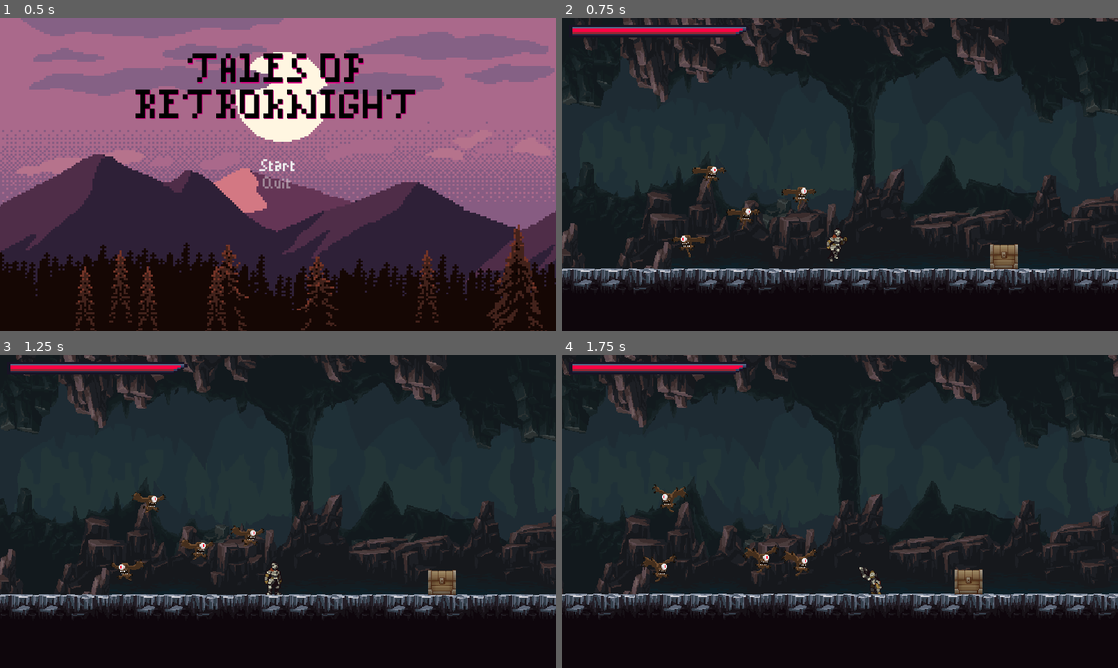
Above: before the commit, frames 1-4 (two rows, left to right).
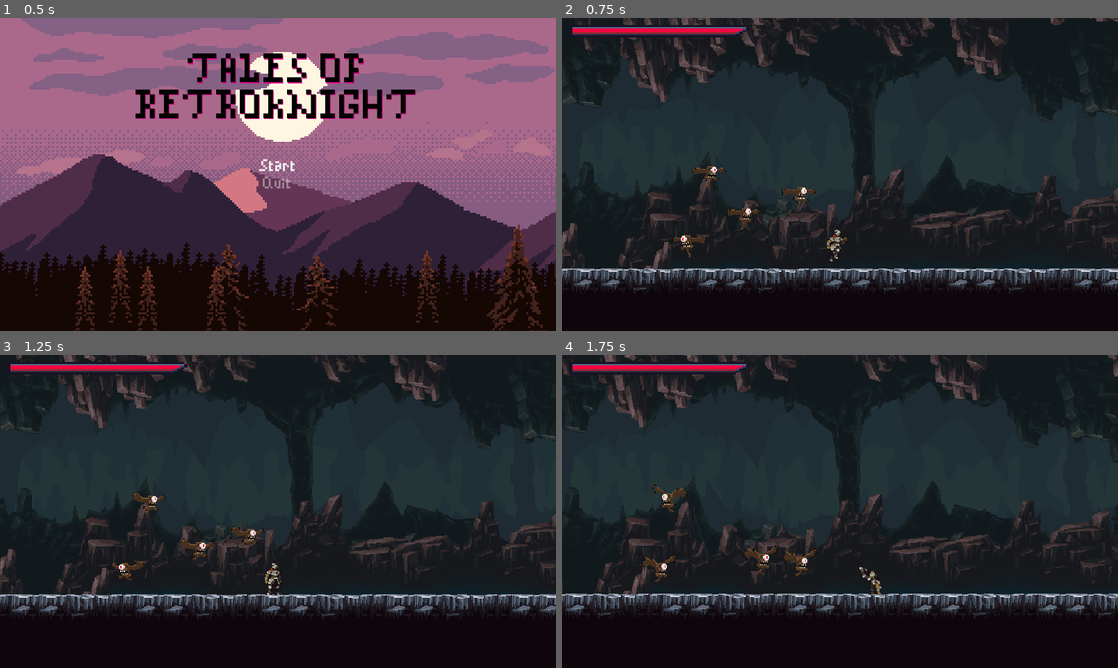
Above: after the commit, the same moments.

Repository: Astrol99/RetroKnight
Game: Godot game, scene res://src/MainMenu/MainMenu.tscn
The game is run twice, just before and just after one commit, with the same random seed, the same clock (stepped at 60 frames per second) and the same inputs. Before the commit the project starts from res://scenes/MainMenu.tscn.
Inputs (mouse positions are in pixels of both pictures, inside the frame that each line leads up to):
- Up to frame 1 (0.5 s): no input
- Up to frame 2 (0.75 s): click "Start" at 0.5 s
- Up to frame 3 (1.25 s): no input
- Up to frame 4 (1.75 s): move the mouse to (962, 495) at 1.27 s; hold Right (ui_right) from 1.28 s (still down); tap Shift (roll) at 1.35 s; tap Up (ui_up) at 1.52 s

Frame 1 is identical in both runs. In frame 2, 0.4% of the frame differs, in the area x 77-82%, y 72-81%; in frame 3, 0.4%; in frame 4, 0.4%.

Commit message:
Moved files to a proper file structure for ease of access and readability for codebase navigation

Diff:
--- a/project.godot
+++ b/project.godot
@@ -11,12 +11,12 @@
 [application]
 
 config/name="TSA Project"
-run/main_scene="res://scenes/MainMenu.tscn"
+run/main_scene="res://src/MainMenu/MainMenu.tscn"
 config/icon="res://icon.png"
 
 [autoload]
 
-PlayerStats="*res://scenes/PlayerStats.tscn"
+PlayerStats="*res://src/Entities/Stats/PlayerStats.tscn"
 
 [display]
 
--- a/scenes/BlinkAnimationPlayer.tscn
+++ /dev/null
@@ -1,54 +0,0 @@
-[gd_scene load_steps=4 format=2]
-
-[sub_resource type="Animation" id=82]
-length = 0.001
-tracks/0/type = "value"
-tracks/0/path = NodePath("Sprite:material:shader_param/active")
-tracks/0/interp = 1
-tracks/0/loop_wrap = true
-tracks/0/imported = false
-tracks/0/enabled = true
-tracks/0/keys = {
-"times": PoolRealArray( 0 ),
-"transitions": PoolRealArray( 1 ),
-"update": 0,
-"values": [ false ]
-}
-
-[sub_resource type="Animation" id=83]
-resource_name = "Start"
-length = 0.2
-loop = true
-tracks/0/type = "value"
-tracks/0/path = NodePath("Sprite:material:shader_param/active")
-tracks/0/interp = 1
-tracks/0/loop_wrap = true
-tracks/0/imported = false
-tracks/0/enabled = true
-tracks/0/keys = {
-"times": PoolRealArray( 0, 0.1 ),
-"transitions": PoolRealArray( 1, 1 ),
-"update": 1,
-"values": [ true, false ]
-}
-
-[sub_resource type="Animation" id=84]
-resource_name = "Stop"
-length = 0.1
-tracks/0/type = "value"
-tracks/0/path = NodePath("Sprite:material:shader_param/active")
-tracks/0/interp = 1
-tracks/0/loop_wrap = true
-tracks/0/imported = false
-tracks/0/enabled = true
-tracks/0/keys = {
-"times": PoolRealArray( 0 ),
-"transitions": PoolRealArray( 1 ),
-"update": 1,
-"values": [ false ]
-}
-
-[node name="BlinkAnimationPlayer" type="AnimationPlayer"]
-anims/RESET = SubResource( 82 )
-anims/Start = SubResource( 83 )
-anims/Stop = SubResource( 84 )
--- a/scenes/Chest.tscn
+++ /dev/null
@@ -1,67 +0,0 @@
-[gd_scene load_steps=13 format=2]
-
-[ext_resource path="res://assets/sprites/Pixel Art Platformer - Village Props v2.1.0/Texture/TX Chest Animation.png" type="Texture" id=1]
-[ext_resource path="res://scenes/Hurtbox.tscn" type="PackedScene" id=2]
-
-[sub_resource type="GDScript" id=10]
-script/source = "extends Node2D
-
-
-func _ready():
-	pass
-"
-
-[sub_resource type="AtlasTexture" id=1]
-atlas = ExtResource( 1 )
-region = Rect2( 32, 0, 32, 64 )
-
-[sub_resource type="AtlasTexture" id=2]
-atlas = ExtResource( 1 )
-region = Rect2( 96, 0, 32, 64 )
-
-[sub_resource type="AtlasTexture" id=3]
-atlas = ExtResource( 1 )
-region = Rect2( 160, 0, 32, 64 )
-
-[sub_resource type="AtlasTexture" id=4]
-atlas = ExtResource( 1 )
-region = Rect2( 224, 0, 32, 64 )
-
-[sub_resource type="AtlasTexture" id=5]
-atlas = ExtResource( 1 )
-region = Rect2( 288, 0, 32, 64 )
-
-[sub_resource type="AtlasTexture" id=6]
-atlas = ExtResource( 1 )
-region = Rect2( 352, 0, 32, 64 )
-
-[sub_resource type="AtlasTexture" id=7]
-atlas = ExtResource( 1 )
-region = Rect2( 416, 0, 32, 64 )
-
-[sub_resource type="SpriteFrames" id=8]
-animations = [ {
-"frames": [ SubResource( 1 ), SubResource( 2 ), SubResource( 3 ), SubResource( 4 ), SubResource( 5 ), SubResource( 6 ), SubResource( 7 ) ],
-"loop": true,
-"name": "default",
-"speed": 15.0
-} ]
-
-[sub_resource type="RectangleShape2D" id=9]
-extents = Vector2( 16, 16 )
-
-[node name="Chest" type="Node2D"]
-script = SubResource( 10 )
-
-[node name="AnimatedSprite" type="AnimatedSprite" parent="."]
-frames = SubResource( 8 )
-
-[node name="Hurtbox" parent="." instance=ExtResource( 2 )]
-collision_layer = 8
-script = null
-
-[node name="CollisionShape2D" parent="Hurtbox" index="0"]
-position = Vector2( 0, 16 )
-shape = SubResource( 9 )
-
-[editable path="Hurtbox"]
--- a/scripts/SwordHitbox.gd
+++ /dev/null
@@ -1,3 +0,0 @@
-extends "res://scripts/Hitbox.gd"
-
-var knockback_vector = Vector2.ZERO
--- a/scenes/Hitbox.tscn
+++ b/src/Entities/Collisions/Hitbox.tscn
@@ -1,6 +1,6 @@
 [gd_scene load_steps=2 format=2]
 
-[ext_resource path="res://scripts/Hitbox.gd" type="Script" id=1]
+[ext_resource path="res://src/Entities/Collisions/Hitbox.gd" type="Script" id=1]
 
 [node name="Hitbox" type="Area2D"]
 collision_layer = 0
--- a/scenes/Hurtbox.tscn
+++ b/src/Entities/Collisions/Hurtbox.tscn
@@ -1,6 +1,6 @@
 [gd_scene load_steps=2 format=2]
 
-[ext_resource path="res://scripts/Hurtbox.gd" type="Script" id=1]
+[ext_resource path="res://src/Entities/Collisions/Hurtbox.gd" type="Script" id=1]
 
 [node name="Hurtbox" type="Area2D"]
 collision_layer = 0
--- a/scenes/PlayerDetectionZone.tscn
+++ b/src/Entities/Collisions/PlayerDetectionZone.tscn
@@ -1,6 +1,6 @@
 [gd_scene load_steps=2 format=2]
 
-[ext_resource path="res://scripts/PlayerDetectionZone.gd" type="Script" id=1]
+[ext_resource path="res://src/Entities/Collisions/PlayerDetectionZone.gd" type="Script" id=1]
 
 [node name="PlayerDetectionZone" type="Area2D"]
 collision_layer = 0
--- a/scenes/SoftCollision.tscn
+++ b/src/Entities/Collisions/SoftCollision.tscn
@@ -1,6 +1,6 @@
 [gd_scene load_steps=2 format=2]
 
-[ext_resource path="res://scripts/SoftCollision.gd" type="Script" id=1]
+[ext_resource path="res://src/Entities/Collisions/SoftCollision.gd" type="Script" id=1]
 
 [node name="SoftCollision" type="Area2D"]
 collision_layer = 32
--- a/scenes/Flying Eye.tscn
+++ b/src/Entities/FlyingEye/Flying Eye.tscn
@@ -4,13 +4,13 @@
 [ext_resource path="res://assets/sprites/Monsters_Creatures_Fantasy/Flying eye/Take Hit.png" type="Texture" id=2]
 [ext_resource path="res://assets/sprites/Monsters_Creatures_Fantasy/Flying eye/Flight.png" type="Texture" id=3]
 [ext_resource path="res://assets/sprites/Monsters_Creatures_Fantasy/Flying eye/Death.png" type="Texture" id=4]
-[ext_resource path="res://scenes/Hurtbox.tscn" type="PackedScene" id=5]
-[ext_resource path="res://scripts/Flying Eye.gd" type="Script" id=6]
-[ext_resource path="res://scenes/Stats.tscn" type="PackedScene" id=7]
-[ext_resource path="res://scenes/PlayerDetectionZone.tscn" type="PackedScene" id=8]
-[ext_resource path="res://scenes/Hitbox.tscn" type="PackedScene" id=9]
-[ext_resource path="res://scenes/SoftCollision.tscn" type="PackedScene" id=10]
-[ext_resource path="res://scenes/WanderController.tscn" type="PackedScene" id=11]
+[ext_resource path="res://src/Entities/Collisions/Hurtbox.tscn" type="PackedScene" id=5]
+[ext_resource path="res://src/Entities/FlyingEye/Flying Eye.gd" type="Script" id=6]
+[ext_resource path="res://src/Entities/Stats/Stats.tscn" type="PackedScene" id=7]
+[ext_resource path="res://src/Entities/Collisions/PlayerDetectionZone.tscn" type="PackedScene" id=8]
+[ext_resource path="res://src/Entities/Collisions/Hitbox.tscn" type="PackedScene" id=9]
+[ext_resource path="res://src/Entities/Collisions/SoftCollision.tscn" type="PackedScene" id=10]
+[ext_resource path="res://src/Entities/WanderController.tscn" type="PackedScene" id=11]
 [ext_resource path="res://assets/shaders/white_color.shader" type="Shader" id=12]
 
 [sub_resource type="ShaderMaterial" id=31]
--- a/scenes/Player.tscn
+++ b/src/Entities/Player/Player.tscn
@@ -1,15 +1,15 @@
 [gd_scene load_steps=53 format=2]
 
-[ext_resource path="res://scripts/Player.gd" type="Script" id=1]
+[ext_resource path="res://src/Entities/Player/Player.gd" type="Script" id=1]
 [ext_resource path="res://assets/sprites/FreeKnight_v1/Colour1/Outline/120x80_PNGSheets/_Idle.png" type="Texture" id=2]
 [ext_resource path="res://assets/sprites/FreeKnight_v1/Colour1/Outline/120x80_PNGSheets/_Jump.png" type="Texture" id=3]
 [ext_resource path="res://assets/sprites/FreeKnight_v1/Colour1/Outline/120x80_PNGSheets/_Run.png" type="Texture" id=4]
 [ext_resource path="res://assets/sprites/FreeKnight_v1/Colour1/Outline/120x80_PNGSheets/_Fall.png" type="Texture" id=5]
 [ext_resource path="res://assets/sprites/FreeKnight_v1/Colour1/Outline/120x80_PNGSheets/_Attack.png" type="Texture" id=6]
-[ext_resource path="res://scenes/Hitbox.tscn" type="PackedScene" id=7]
+[ext_resource path="res://src/Entities/Collisions/Hitbox.tscn" type="PackedScene" id=7]
 [ext_resource path="res://assets/sprites/FreeKnight_v1/Colour1/Outline/120x80_PNGSheets/_Roll.png" type="Texture" id=8]
-[ext_resource path="res://scripts/SwordHitbox.gd" type="Script" id=9]
-[ext_resource path="res://scenes/Hurtbox.tscn" type="PackedScene" id=10]
+[ext_resource path="res://src/Entities/Player/SwordHitbox.gd" type="Script" id=9]
+[ext_resource path="res://src/Entities/Collisions/Hurtbox.tscn" type="PackedScene" id=10]
 [ext_resource path="res://assets/sprites/FreeKnight_v1/Colour1/Outline/120x80_PNGSheets/_Hit.png" type="Texture" id=11]
 [ext_resource path="res://assets/sprites/FreeKnight_v1/Colour1/Outline/120x80_PNGSheets/_Death.png" type="Texture" id=12]
 [ext_resource path="res://assets/shaders/white_color.shader" type="Shader" id=13]
--- /dev/null
+++ b/src/Entities/Player/SwordHitbox.gd
@@ -0,0 +1,3 @@
+extends "res://src/Entities/Collisions/Hitbox.gd"
+
+var knockback_vector = Vector2.ZERO
--- a/scenes/PlayerStats.tscn
+++ b/src/Entities/Stats/PlayerStats.tscn
@@ -1,6 +1,6 @@
 [gd_scene load_steps=2 format=2]
 
-[ext_resource path="res://scenes/Stats.tscn" type="PackedScene" id=1]
+[ext_resource path="res://src/Entities/Stats/Stats.tscn" type="PackedScene" id=1]
 
 [node name="PlayerStats" instance=ExtResource( 1 )]
 max_health = 5
--- a/scenes/Stats.tscn
+++ b/src/Entities/Stats/Stats.tscn
@@ -1,6 +1,6 @@
 [gd_scene load_steps=2 format=2]
 
-[ext_resource path="res://scripts/Stats.gd" type="Script" id=1]
+[ext_resource path="res://src/Entities/Stats/Stats.gd" type="Script" id=1]
 
 [node name="Stats" type="Node"]
 script = ExtResource( 1 )
--- a/scenes/WanderController.tscn
+++ b/src/Entities/WanderController.tscn
@@ -1,6 +1,6 @@
 [gd_scene load_steps=2 format=2]
 
-[ext_resource path="res://scripts/WanderController.gd" type="Script" id=1]
+[ext_resource path="res://src/Entities/WanderController.gd" type="Script" id=1]
 
 [node name="WanderController" type="Node2D"]
 script = ExtResource( 1 )
--- a/scripts/MainMenu.gd
+++ b/src/MainMenu/MainMenu.gd
@@ -11,7 +11,7 @@
 
 
 func _on_Enter_pressed():
-	if get_tree().change_scene("res://scenes/World.tscn") != OK:
+	if get_tree().change_scene("res://src/World/World.tscn") != OK:
 		print("An unexpected error occured when trying to switch to the World scene")
 
 func _on_Quit_pressed():
--- a/scenes/MainMenu.tscn
+++ b/src/MainMenu/MainMenu.tscn
@@ -1,18 +1,18 @@
 [gd_scene load_steps=11 format=2]
 
-[ext_resource path="res://scripts/MainMenu.gd" type="Script" id=1]
-[ext_resource path="res://assets/themes/PixelTheme.tres" type="Theme" id=2]
+[ext_resource path="res://src/MainMenu/MainMenu.gd" type="Script" id=1]
+[ext_resource path="res://assets/sprites/parallax_mountain_pack/layers/parallax-mountain-mountains.png" type="Texture" id=2]
 [ext_resource path="res://assets/music/Medieval_Start-UpTutorial.mp3" type="AudioStream" id=3]
-[ext_resource path="res://assets/sprites/parallax_mountain_pack/layers/parallax-mountain-trees.png" type="Texture" id=4]
+[ext_resource path="res://assets/sprites/parallax_mountain_pack/layers/parallax-mountain-montain-far.png" type="Texture" id=4]
 [ext_resource path="res://assets/sprites/parallax_mountain_pack/layers/parallax-mountain-foreground-trees.png" type="Texture" id=5]
-[ext_resource path="res://assets/sprites/parallax_mountain_pack/layers/parallax-mountain-montain-far.png" type="Texture" id=6]
-[ext_resource path="res://assets/sprites/parallax_mountain_pack/layers/parallax-mountain-mountains.png" type="Texture" id=7]
-[ext_resource path="res://assets/sprites/parallax_mountain_pack/layers/parallax-mountain-bg.png" type="Texture" id=8]
-[ext_resource path="res://assets/fonts/MinimalPixel v2.ttf" type="DynamicFontData" id=9]
+[ext_resource path="res://assets/sprites/parallax_mountain_pack/layers/parallax-mountain-bg.png" type="Texture" id=6]
+[ext_resource path="res://assets/sprites/parallax_mountain_pack/layers/parallax-mountain-trees.png" type="Texture" id=7]
+[ext_resource path="res://assets/fonts/MinimalPixel v2.ttf" type="DynamicFontData" id=8]
+[ext_resource path="res://assets/themes/PixelTheme.tres" type="Theme" id=9]
 
 [sub_resource type="DynamicFont" id=1]
 size = 39
-font_data = ExtResource( 9 )
+font_data = ExtResource( 8 )
 
 [node name="MainMenu" type="Control"]
 anchor_right = 1.0
--- a/scenes/HealthUI.tscn
+++ b/src/UI/HealthUI.tscn
@@ -1,6 +1,6 @@
 [gd_scene load_steps=5 format=2]
 
-[ext_resource path="res://scripts/HealthUI.gd" type="Script" id=1]
+[ext_resource path="res://src/UI/HealthUI.gd" type="Script" id=1]
 [ext_resource path="res://assets/sprites/Pixel Art GUI Elements/GUI.png" type="Texture" id=2]
 
 [sub_resource type="AtlasTexture" id=1]
--- a/scenes/World.tscn
+++ b/src/World/World.tscn
@@ -1,14 +1,13 @@
-[gd_scene load_steps=23 format=2]
+[gd_scene load_steps=22 format=2]
 
 [ext_resource path="res://assets/sprites/PixelFantasy_Caves_1.0/mainlev_build.png" type="Texture" id=1]
-[ext_resource path="res://scenes/Chest.tscn" type="PackedScene" id=2]
-[ext_resource path="res://scenes/Player.tscn" type="PackedScene" id=3]
+[ext_resource path="res://src/Entities/Player/Player.tscn" type="PackedScene" id=3]
 [ext_resource path="res://assets/sprites/PixelFantasy_Caves_1.0/background1.png" type="Texture" id=4]
 [ext_resource path="res://assets/sprites/PixelFantasy_Caves_1.0/background2.png" type="Texture" id=5]
 [ext_resource path="res://assets/sprites/PixelFantasy_Caves_1.0/background3.png" type="Texture" id=6]
 [ext_resource path="res://assets/sprites/PixelFantasy_Caves_1.0/background4b.png" type="Texture" id=7]
-[ext_resource path="res://scenes/Flying Eye.tscn" type="PackedScene" id=8]
-[ext_resource path="res://scenes/HealthUI.tscn" type="PackedScene" id=9]
+[ext_resource path="res://src/Entities/FlyingEye/Flying Eye.tscn" type="PackedScene" id=8]
+[ext_resource path="res://src/UI/HealthUI.tscn" type="PackedScene" id=9]
 
 [sub_resource type="ConvexPolygonShape2D" id=1]
 points = PoolVector2Array( 0, 0, 16, 0, 16, 32, 0, 32 )
@@ -860,9 +859,6 @@
 [node name="Flying Eye4" parent="." instance=ExtResource( 8 )]
 position = Vector2( 280, 320 )
 
-[node name="Chest" parent="." instance=ExtResource( 2 )]
-position = Vector2( 640, 320 )
-
 [node name="Player" parent="." instance=ExtResource( 3 )]
 position = Vector2( 451, 317 )
 
Renamed: scripts/Hitbox.gd -> src/Entities/Collisions/Hitbox.gd
Renamed: scripts/Hurtbox.gd -> src/Entities/Collisions/Hurtbox.gd
Renamed: scripts/PlayerDetectionZone.gd -> src/Entities/Collisions/PlayerDetectionZone.gd
Renamed: scripts/SoftCollision.gd -> src/Entities/Collisions/SoftCollision.gd
Renamed: scripts/Flying Eye.gd -> src/Entities/FlyingEye/Flying Eye.gd
Renamed: scripts/Player.gd -> src/Entities/Player/Player.gd
Renamed: scripts/Stats.gd -> src/Entities/Stats/Stats.gd
Renamed: scripts/WanderController.gd -> src/Entities/WanderController.gd
Not shown: 4 places in src/MainMenu/MainMenu.tscn that only renumber resources
Renamed: scripts/HealthUI.gd -> src/UI/HealthUI.gd
